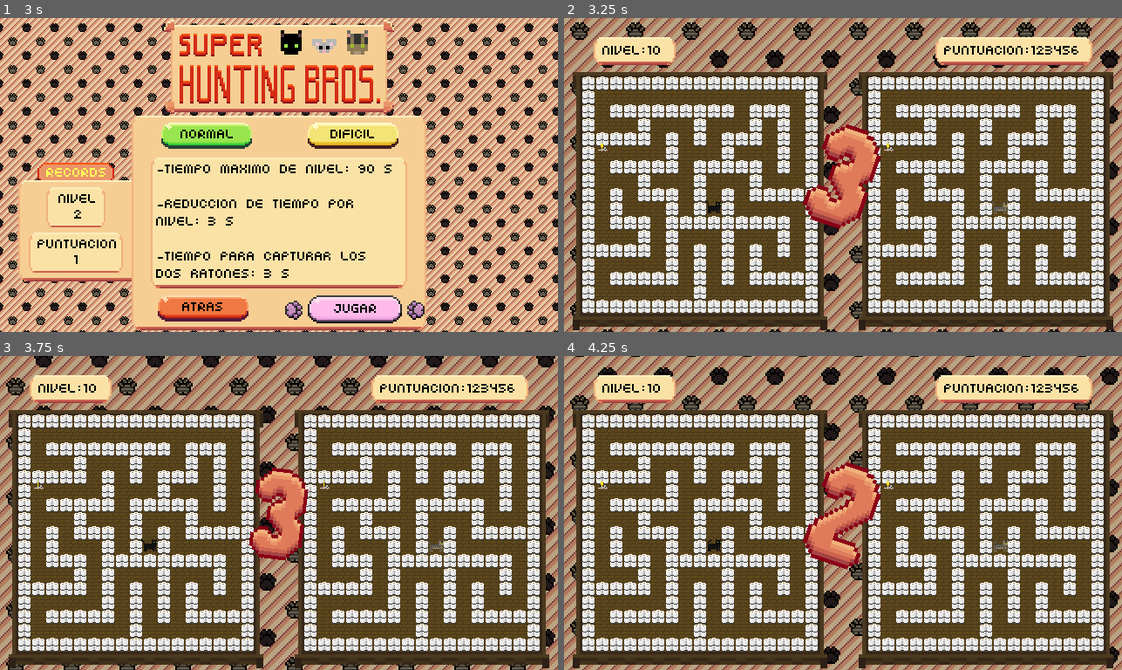
Above: before the commit, frames 1-4 (two rows, left to right).
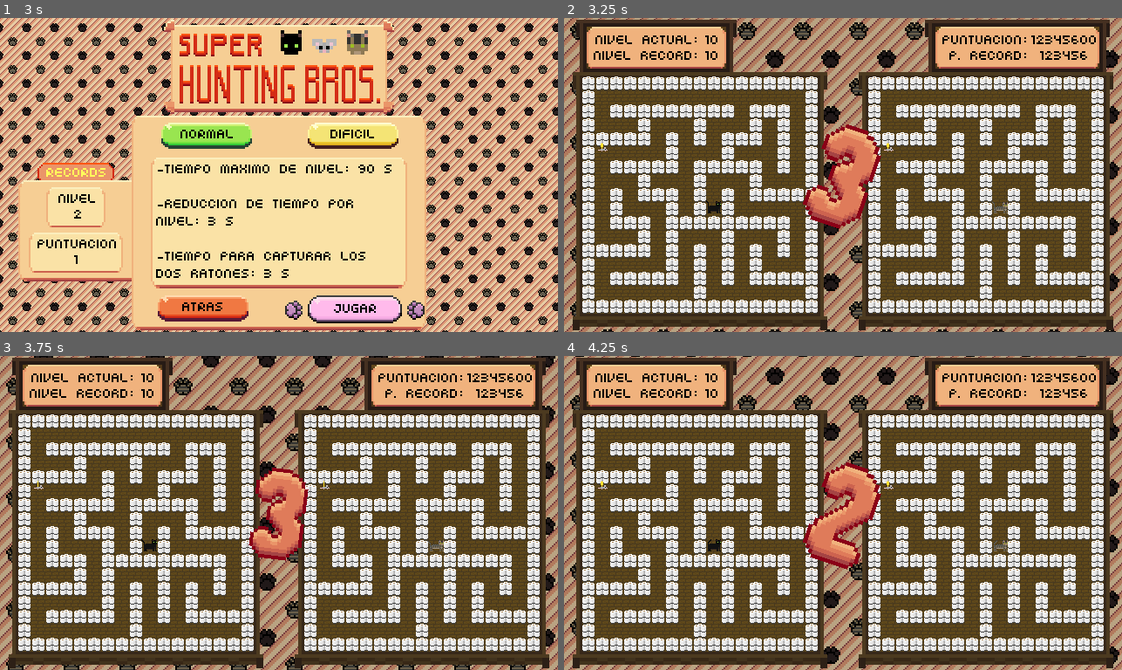
Above: after the commit, the same moments.

Repository: AbocadosProductions/SuperHuntingBrothers
Game: Godot game, scene res://Scenes/main_menu.tscn
Same seed, same stepped clock (60 frames per second), same inputs: the game is played once before the commit and once after it. The project has no main scene, so this scene is started directly.
Inputs (mouse positions are in pixels of both pictures, inside the frame that each line leads up to):
- Up to frame 1 (3 s): click (279, 134) at 0.5 s; click (206, 137) at 1.25 s; click (206, 137) at 2 s; click (357, 306) at 2.75 s
- Up to frame 2 (3.25 s): no input
- Up to frame 3 (3.75 s): tap Enter (enter) at 3.5 s; hold Right (arrow_right) from 3.53 s (still down); hold Enter (enter) from 3.53 s (still down)
- Up to frame 4 (4.25 s): keep holding Right (arrow_right); keep holding Enter (enter)

Frame 1 is identical in both runs. In frame 2, 9.9% of the frame differs, in the area x 2-98%, y 0-18%; in frame 3, 9.7%; in frame 4, 9.9%.

Commit message:
Added the panels to the core scene to hold the current level and score

Diff:
--- a/SuperHuntingBrothersGodot/Scenes/core.tscn
+++ b/SuperHuntingBrothersGodot/Scenes/core.tscn
@@ -967,13 +967,21 @@
 [node name="Panel" parent="points_menu" index="0"]
 theme = SubResource("Theme_yg8j3")
 
+[node name="time_label" parent="points_menu/Panel/actual_time_label" index="0"]
+offset_top = 0.5
+offset_bottom = 8.5
+
+[node name="time_label" parent="points_menu/Panel/record_time_label" index="0"]
+offset_top = 0.5
+offset_bottom = 8.5
+
 [node name="pause_menu" parent="." node_paths=PackedStringArray("scene_manager") instance=ExtResource("8_s8chp")]
 z_index = 10
 offset_left = 163.0
 offset_top = 177.0
 offset_right = 163.0
 offset_bottom = 177.0
-theme = SubResource("Theme_lah5y")
+theme = SubResource("Theme_f7a6u")
 scene_manager = NodePath("../SceneManager")
 metadata/_edit_use_anchors_ = true
 
@@ -1035,54 +1043,108 @@
 theme_type_variation = &"Panel_Maze"
 
 [node name="Current_level" type="Panel" parent="."]
-offset_left = 214.0
-offset_top = 192.0
-offset_right = 261.0
-offset_bottom = 208.0
-scale = Vector2(2, 2)
+offset_left = 194.0
+offset_top = 172.0
+offset_right = 240.0
+offset_bottom = 187.0
+scale = Vector2(4, 4)
 theme = ExtResource("22_ebh5k")
-theme_type_variation = &"Panel_2"
-
-[node name="Level" type="Label" parent="Current_level"]
+theme_type_variation = &"Panel_Info"
+
+[node name="Panel_Current_Level" type="Panel" parent="Current_level"]
 layout_mode = 0
-offset_left = 4.5
-offset_top = 4.0
-offset_right = 44.5
-offset_bottom = 12.0
-text = "Nivel:"
-
-[node name="Level2" type="Label" parent="Current_level"]
-layout_mode = 0
-offset_left = 31.0
-offset_top = 4.0
-offset_right = 71.0
-offset_bottom = 12.0
-text = "10"
-
-[node name="Current_points" type="Panel" parent="."]
-offset_left = 606.0
-offset_top = 192.0
-offset_right = 696.0
-offset_bottom = 208.0
-scale = Vector2(2, 2)
-theme = ExtResource("22_ebh5k")
-theme_type_variation = &"Panel_2"
-
-[node name="Score" type="Label" parent="Current_points"]
+offset_left = 3.0
+offset_top = 2.0
+offset_right = 83.0
+offset_bottom = 26.0
+scale = Vector2(0.5, 0.5)
+theme_type_variation = &"Panel_Info_2"
+
+[node name="Current_Level" type="Label" parent="Current_level/Panel_Current_Level"]
 layout_mode = 0
 offset_left = 5.0
 offset_top = 4.0
-offset_right = 54.0
-offset_bottom = 12.0
+offset_right = 64.0
+offset_bottom = 14.0
+text = "Nivel actual:"
+
+[node name="Current_Level_2" type="Label" parent="Current_level/Panel_Current_Level"]
+layout_mode = 0
+offset_left = 65.0
+offset_top = 4.0
+offset_right = 79.0
+offset_bottom = 14.0
+text = "10"
+horizontal_alignment = 1
+
+[node name="Record_Level" type="Label" parent="Current_level/Panel_Current_Level"]
+layout_mode = 0
+offset_left = 4.0
+offset_top = 13.0
+offset_right = 64.0
+offset_bottom = 23.0
+text = "Nivel record:"
+
+[node name="Record_Level_2" type="Label" parent="Current_level/Panel_Current_Level"]
+layout_mode = 0
+offset_left = 65.0
+offset_top = 13.0
+offset_right = 79.0
+offset_bottom = 23.0
+text = "10"
+horizontal_alignment = 1
+
+[node name="Current_points" type="Panel" parent="."]
+offset_left = 594.0
+offset_top = 172.0
+offset_right = 647.0
+offset_bottom = 187.0
+scale = Vector2(4, 4)
+theme = ExtResource("22_ebh5k")
+theme_type_variation = &"Panel_Info"
+
+[node name="Panel_Current_Points" type="Panel" parent="Current_points"]
+layout_mode = 0
+offset_left = 3.0
+offset_top = 2.0
+offset_right = 97.0
+offset_bottom = 26.0
+scale = Vector2(0.5, 0.5)
+theme_type_variation = &"Panel_Info_2"
+
+[node name="Current_Score" type="Label" parent="Current_points/Panel_Current_Points"]
+layout_mode = 0
+offset_left = 4.0
+offset_top = 4.0
+offset_right = 53.0
+offset_bottom = 14.0
 text = "Puntuacion:"
 
-[node name="Score2" type="Label" parent="Current_points"]
+[node name="Current_Score_2" type="Label" parent="Current_points/Panel_Current_Points"]
 layout_mode = 0
-offset_left = 54.5
+offset_left = 54.0
 offset_top = 4.0
-offset_right = 94.5
-offset_bottom = 12.0
+offset_right = 94.0
+offset_bottom = 14.0
+text = "12345600"
+horizontal_alignment = 1
+
+[node name="Record_Score" type="Label" parent="Current_points/Panel_Current_Points"]
+layout_mode = 0
+offset_left = 8.0
+offset_top = 13.0
+offset_right = 57.0
+offset_bottom = 23.0
+text = "P. Record:"
+
+[node name="Record_Score_2" type="Label" parent="Current_points/Panel_Current_Points"]
+layout_mode = 0
+offset_left = 54.0
+offset_top = 13.0
+offset_right = 94.0
+offset_bottom = 23.0
 text = "123456"
+horizontal_alignment = 1
 
 [editable path="SceneManager"]
 [editable path="cat_cattanita"]
--- a/SuperHuntingBrothersGodot/Scenes/points_menu.tscn
+++ b/SuperHuntingBrothersGodot/Scenes/points_menu.tscn
@@ -300,9 +300,9 @@
 [node name="actual_time_label" type="Label" parent="Panel"]
 layout_mode = 0
 offset_left = 20.0
-offset_top = 48.0
+offset_top = 47.0
 offset_right = 50.0
-offset_bottom = 56.0
+offset_bottom = 57.0
 text = "Tiempo:"
 horizontal_alignment = 1
 vertical_alignment = 1
@@ -318,9 +318,9 @@
 [node name="record_time_label" type="Label" parent="Panel"]
 layout_mode = 0
 offset_left = 97.0
-offset_top = 48.0
+offset_top = 47.0
 offset_right = 130.0
-offset_bottom = 56.0
+offset_bottom = 57.0
 text = "Record:"
 vertical_alignment = 1
 
@@ -344,9 +344,9 @@
 [node name="points_label" type="Label" parent="Panel/puntuation_label"]
 layout_mode = 0
 offset_left = 50.0
-offset_top = 3.0
+offset_top = 2.0
 offset_right = 80.0
-offset_bottom = 11.0
+offset_bottom = 12.0
 text = "000000"
 vertical_alignment = 1
 
--- a/SuperHuntingBrothersGodot/Sprites/UI_Themes/UI_Theme.tres
+++ b/SuperHuntingBrothersGodot/Sprites/UI_Themes/UI_Theme.tres
@@ -11,6 +11,8 @@
 [ext_resource type="Texture2D" uid="uid://oelts623r581" path="res://Sprites/UI/Panel_Difficulty.png" id="6_ogphh"]
 [ext_resource type="Texture2D" uid="uid://b4blmwm0ihdtm" path="res://Sprites/UI/Panel_Level_Success.png" id="7_oqg62"]
 [ext_resource type="Texture2D" uid="uid://cnqjofkdfc61n" path="res://Sprites/UI/Panel_Pause.png" id="7_qmqof"]
+[ext_resource type="Texture2D" uid="uid://bu4f8rgvhu66h" path="res://Sprites/UI/Panel_Info.png" id="8_bfe5l"]
+[ext_resource type="Texture2D" uid="uid://ddvwwid3bghxt" path="res://Sprites/UI/Panel_Info_2.png" id="9_hs4el"]
 [ext_resource type="Texture2D" uid="uid://dgd0qf6ss8ofc" path="res://Sprites/UI/Panel_Maze.png" id="9_rgiju"]
 [ext_resource type="Texture2D" uid="uid://b3v580uuhiam4" path="res://Sprites/UI/Panel_Tutorial.png" id="10_1n380"]
 [ext_resource type="Texture2D" uid="uid://blysxg7p8d2wl" path="res://Sprites/UI/Alarm_Clock.png" id="11_6eycr"]
@@ -285,6 +287,23 @@
 
 [sub_resource type="StyleBoxTexture" id="StyleBoxTexture_grj0u"]
 texture = ExtResource("6_ogphh")
+
+[sub_resource type="StyleBoxTexture" id="StyleBoxTexture_lk50m"]
+texture = ExtResource("8_bfe5l")
+texture_margin_left = 3.0
+texture_margin_top = 5.0
+texture_margin_right = 3.0
+texture_margin_bottom = 1.0
+axis_stretch_horizontal = 1
+axis_stretch_vertical = 1
+region_rect = Rect2(0, 0, 43, 15)
+
+[sub_resource type="StyleBoxTexture" id="StyleBoxTexture_qpnjf"]
+texture = ExtResource("9_hs4el")
+texture_margin_left = 3.0
+texture_margin_top = 4.0
+texture_margin_right = 3.0
+texture_margin_bottom = 3.0
 
 [sub_resource type="StyleBoxTexture" id="StyleBoxTexture_0sapj"]
 texture = ExtResource("6_hlbfh")
@@ -464,6 +483,10 @@
 Panel_2/styles/panel = SubResource("StyleBoxTexture_5vu84")
 Panel_Difficulty/base_type = &"Panel"
 Panel_Difficulty/styles/panel = SubResource("StyleBoxTexture_grj0u")
+Panel_Info/base_type = &"Panel"
+Panel_Info/styles/panel = SubResource("StyleBoxTexture_lk50m")
+Panel_Info_2/base_type = &"Panel"
+Panel_Info_2/styles/panel = SubResource("StyleBoxTexture_qpnjf")
 Panel_Level_Lose/base_type = &"Panel"
 Panel_Level_Lose/styles/panel = SubResource("StyleBoxTexture_0sapj")
 Panel_Level_Success/base_type = &"Panel"
Not shown: 1 places in SuperHuntingBrothersGodot/Scenes/core.tscn that only renumber resources
Not shown: 1 places in SuperHuntingBrothersGodot/Scenes/points_menu.tscn that only renumber resources
Binary file added: SuperHuntingBrothersGodot/Sprites/UI/Panel_Info.png
Not shown, added: SuperHuntingBrothersGodot/Sprites/UI/Panel_Info.png.import
Binary file added: SuperHuntingBrothersGodot/Sprites/UI/Panel_Info_2.png
Not shown, added: SuperHuntingBrothersGodot/Sprites/UI/Panel_Info_2.png.import
Not shown: 1 places in SuperHuntingBrothersGodot/Sprites/UI_Themes/UI_Theme.tres that only renumber resources
Not shown, added: AsepriteFiles/UI/Panel_Info.aseprite
Not shown, added: AsepriteFiles/UI/Panel_Info_2.aseprite
Not shown, changed: AsepriteFiles/UI/UI_Playground.aseprite
